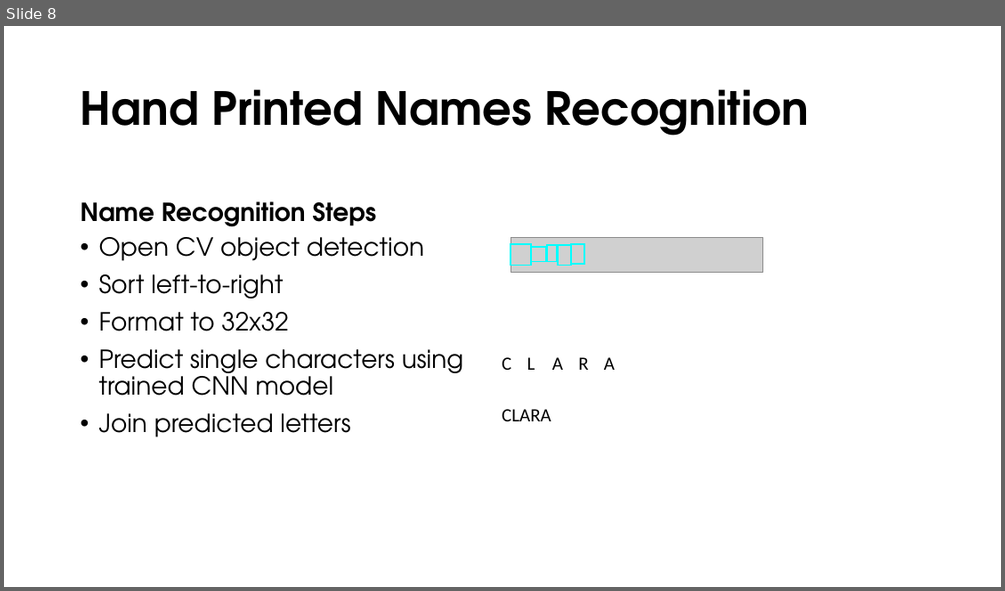
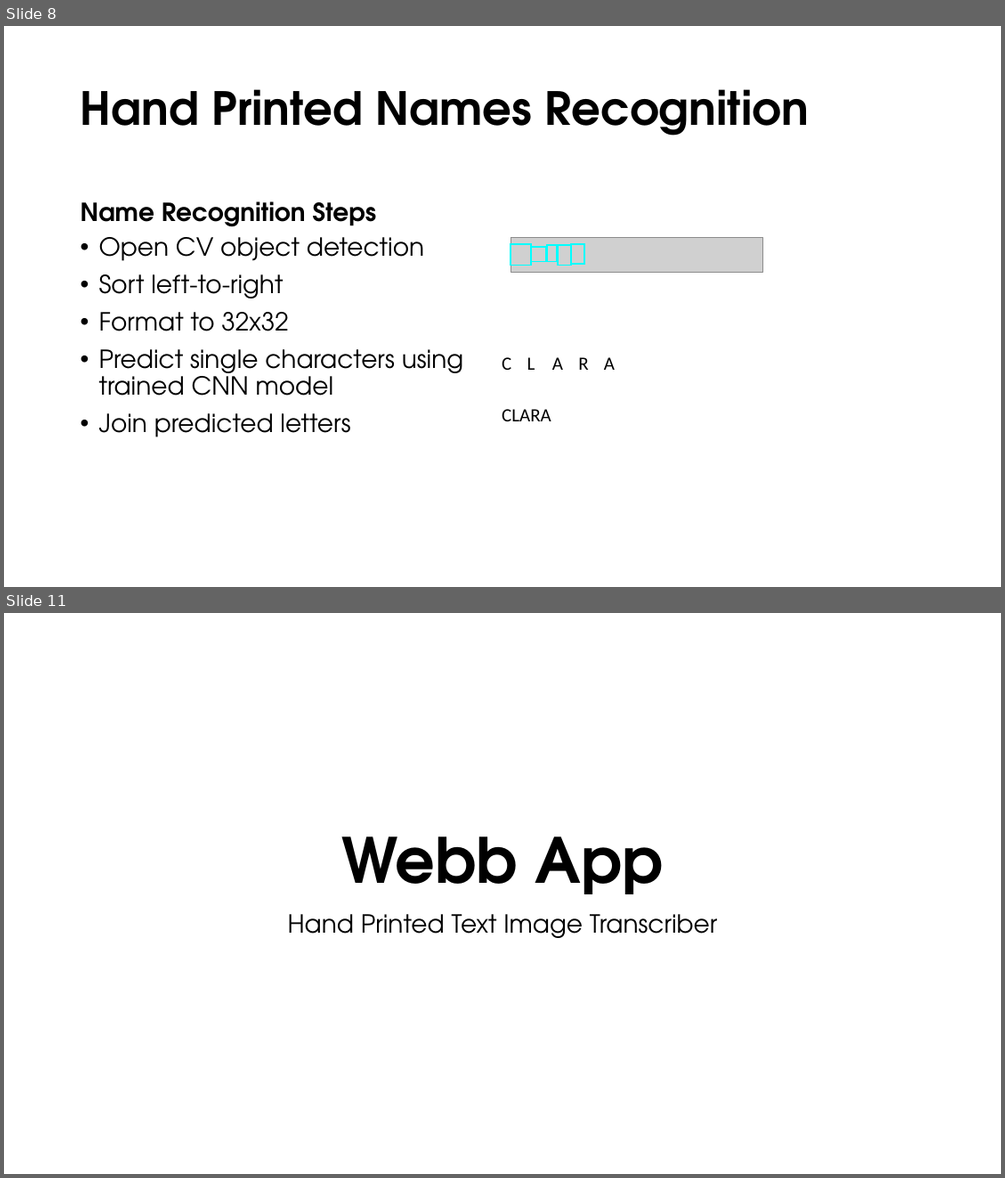
Before and after one commit to edejesus196/handwritten_names_recognition, a slide deck: presentation/MVP presentation.pptx. Shown one above the other, each under a label of ours: slide 8 before the commit, slides 8 and 11 after it; the slides between them are not shown. The pictures are 1005x591 and 1005x1178 pixels, drawn with LibreOffice and Linux fonts; fonts in the diff are those of the drawing; grey boxes stand for pictures. Boxes give left, top, right and bottom in pixels: in the first picture for what was removed or moved away, otherwise in the second. Text is boxed around its words. In the diff, an @@ line names an element or a change of style, - is before the commit and + after.

```diff
--- a/presentation/MVP presentation.pptx
+++ b/presentation/MVP presentation.pptx
@@ slide 11 added at (4,613,1001,1174), background #FFFFFF @@
@@ title added at (341,836,663,894), 60 pt, text #000000, bold @@
+Webb App
@@ subtitle added at (288,914,717,938), 24 pt, text #000000 @@
+Hand Printed Text Image Transcriber
```
Also in this commit, not shown: 2 slides changed, 3 other slides added, 1 slide removed.
